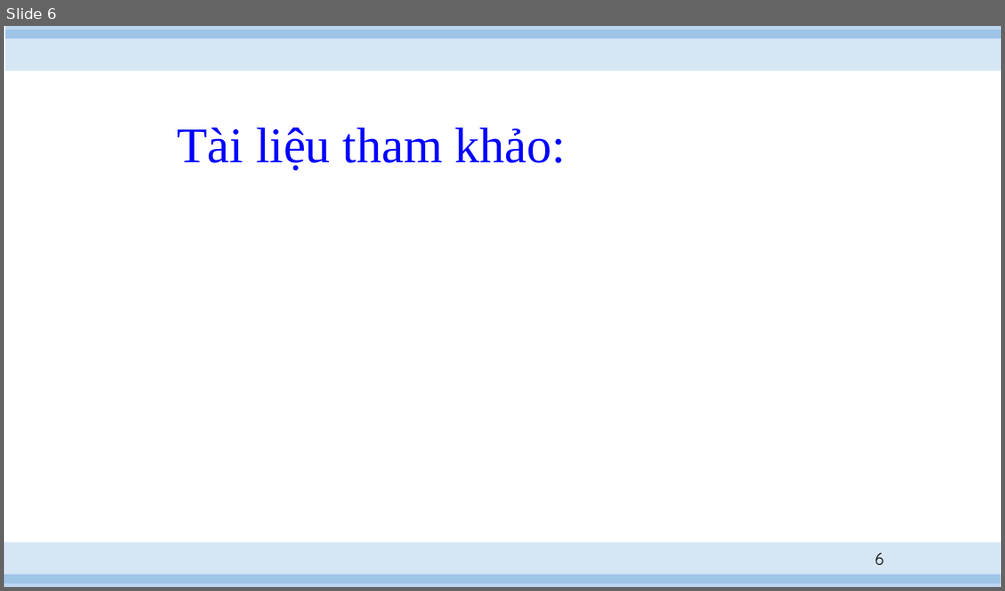
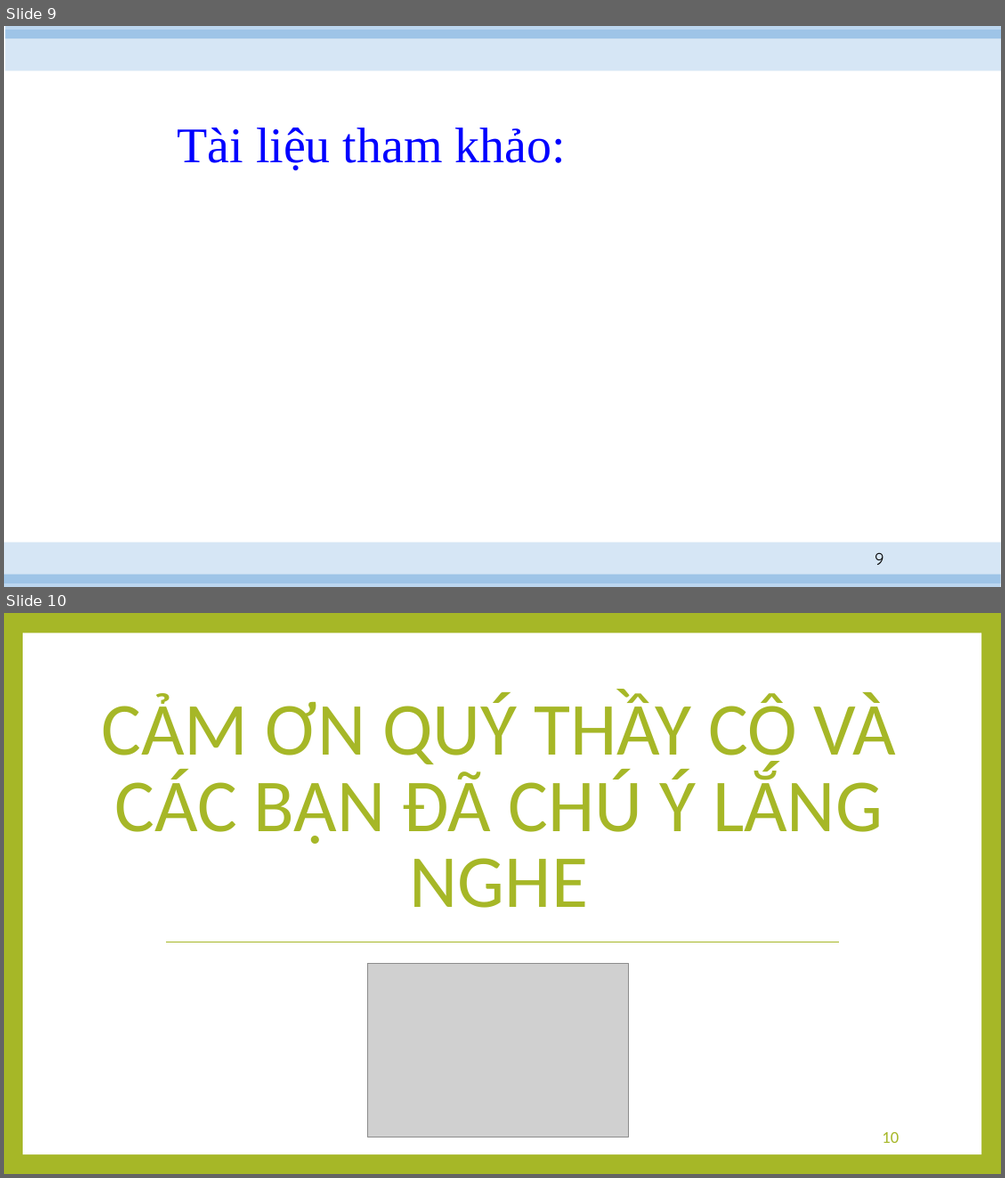
Before and after one commit to hvngoc/Presentation, a slide deck: slide 2.pptx. Shown one above the other, each under a label of ours: slide 6 before the commit, slides 9 and 10 after it. The pictures are 1005x591 and 1005x1178 pixels, drawn with LibreOffice and Linux fonts; fonts in the diff are those of the drawing; grey boxes stand for pictures. Boxes give left, top, right and bottom in pixels: in the first picture for what was removed or moved away, otherwise in the second. Text is boxed around its words. In the diff, an @@ line names an element or a change of style, - is before the commit and + after.

```diff
--- a/slide 2.pptx
+++ b/slide 2.pptx
@@ slide 10 added at [4,613,1001,1174], background #A6B727 @@
@@ rectangle added at [23,633,981,1154], fill #FFFFFF @@
@@ title added at [101,692,896,908], 72 pt, text #A6B727 @@
+CẢM ƠN QUÝ THẦY CÔ VÀ CÁC BẠN ĐÃ CHÚ Ý LẮNG NGHE
@@ line added from (166, 942) to (840, 942), #A6B727 0.79 pt @@
@@ picture added at [367,963,628,1136] @@
@@ page number added at [882,1132,898,1143], 16 pt, text #A6B727 @@
+10
@@ what was slide 6 is now slide 9 @@
@@ page number at [874,552,883,564]: text changed @@
-6
+9
```
Also in this commit, not shown: 3 other slides added, 1 slide removed, 1 other file.
